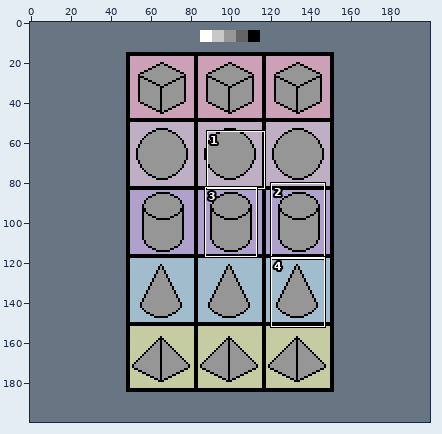
A pixel-art file gets an edit: pixel101/PixelArtMasterCourse04.aseprite. Above, an overview of the earlier version with the close-up marked.
Close-up. The starting point:
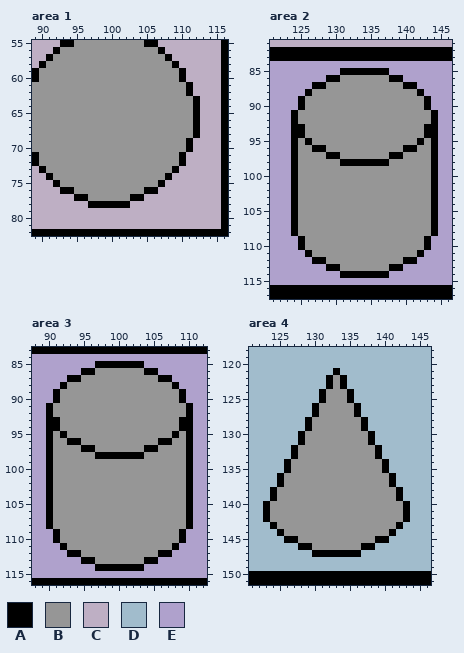
200x200 pixels, 1 frame. Shown: area 1: x 89..116, y 55..82; area 2: x 121..146, y 81..117; area 3: x 88..112, y 83..116; area 4: x 121..146, y 118..151. The commit also changed other parts of the picture, which this record leaves out.
Palette (. is transparent): A #000000  B #969696  C #beafc4  D #a1bccc  E #afa1cc
Pixels before, area 1, first column x 89:
55 CCCCAABBBBBBBBBBAACCCCCCCCCA
56 CCCABBBBBBBBBBBBBBACCCCCCCCA
57 CCABBBBBBBBBBBBBBBBACCCCCCCA
58 CABBBBBBBBBBBBBBBBBBACCCCCCA
59 ABBBBBBBBBBBBBBBBBBBBACCCCCA
60 ABBBBBBBBBBBBBBBBBBBBACCCCCA
61 BBBBBBBBBBBBBBBBBBBBBBACCCCA
62 BBBBBBBBBBBBBBBBBBBBBBACCCCA
63 BBBBBBBBBBBBBBBBBBBBBBBACCCA
64 BBBBBBBBBBBBBBBBBBBBBBBACCCA
65 BBBBBBBBBBBBBBBBBBBBBBBACCCA
66 BBBBBBBBBBBBBBBBBBBBBBBACCCA
67 BBBBBBBBBBBBBBBBBBBBBBBACCCA
68 BBBBBBBBBBBBBBBBBBBBBBBACCCA
69 BBBBBBBBBBBBBBBBBBBBBBACCCCA
70 BBBBBBBBBBBBBBBBBBBBBBACCCCA
71 ABBBBBBBBBBBBBBBBBBBBACCCCCA
72 ABBBBBBBBBBBBBBBBBBBBACCCCCA
73 CABBBBBBBBBBBBBBBBBBACCCCCCA
74 CCABBBBBBBBBBBBBBBBACCCCCCCA
75 CCCABBBBBBBBBBBBBBACCCCCCCCA
76 CCCCAABBBBBBBBBBAACCCCCCCCCA
77 CCCCCCAABBBBBBAACCCCCCCCCCCA
78 CCCCCCCCAAAAAACCCCCCCCCCCCCA
79 CCCCCCCCCCCCCCCCCCCCCCCCCCCA
80 CCCCCCCCCCCCCCCCCCCCCCCCCCCA
81 CCCCCCCCCCCCCCCCCCCCCCCCCCCA
82 AAAAAAAAAAAAAAAAAAAAAAAAAAAA
Pixels before, area 2, first column x 121:
 81 CCCCCCCCCCCCCCCCCCCCCCCCCC
 82 AAAAAAAAAAAAAAAAAAAAAAAAAA
 83 AAAAAAAAAAAAAAAAAAAAAAAAAA
 84 EEEEEEEEEEEEEEEEEEEEEEEEEE
 85 EEEEEEEEEEAAAAAAAEEEEEEEEE
 86 EEEEEEEEAABBBBBBBAAEEEEEEE
 87 EEEEEEAABBBBBBBBBBBAAEEEEE
 88 EEEEEABBBBBBBBBBBBBBBAEEEE
 89 EEEEABBBBBBBBBBBBBBBBBAEEE
 90 EEEEABBBBBBBBBBBBBBBBBAEEE
 91 EEEABBBBBBBBBBBBBBBBBBBAEE
 92 EEEABBBBBBBBBBBBBBBBBBBAEE
 93 EEEAABBBBBBBBBBBBBBBBBAAEE
 94 EEEAABBBBBBBBBBBBBBBBBAAEE
 95 EEEABABBBBBBBBBBBBBBBABAEE
 96 EEEABBAABBBBBBBBBBBAABBAEE
 97 EEEABBBBAABBBBBBBAABBBBAEE
 98 EEEABBBBBBAAAAAAABBBBBBAEE
 99 EEEABBBBBBBBBBBBBBBBBBBAEE
100 EEEABBBBBBBBBBBBBBBBBBBAEE
101 EEEABBBBBBBBBBBBBBBBBBBAEE
102 EEEABBBBBBBBBBBBBBBBBBBAEE
103 EEEABBBBBBBBBBBBBBBBBBBAEE
104 EEEABBBBBBBBBBBBBBBBBBBAEE
105 EEEABBBBBBBBBBBBBBBBBBBAEE
106 EEEABBBBBBBBBBBBBBBBBBBAEE
107 EEEABBBBBBBBBBBBBBBBBBBAEE
108 EEEABBBBBBBBBBBBBBBBBBBAEE
109 EEEEABBBBBBBBBBBBBBBBBAEEE
110 EEEEABBBBBBBBBBBBBBBBBAEEE
111 EEEEEABBBBBBBBBBBBBBBAEEEE
112 EEEEEEAABBBBBBBBBBBAAEEEEE
113 EEEEEEEEAABBBBBBBAAEEEEEEE
114 EEEEEEEEEEAAAAAAAEEEEEEEEE
115 EEEEEEEEEEEEEEEEEEEEEEEEEE
116 AAAAAAAAAAAAAAAAAAAAAAAAAA
117 AAAAAAAAAAAAAAAAAAAAAAAAAA
Pixels before, area 3, first column x 88:
 83 AAAAAAAAAAAAAAAAAAAAAAAAA
 84 EEEEEEEEEEEEEEEEEEEEEEEEE
 85 EEEEEEEEEAAAAAAAEEEEEEEEE
 86 EEEEEEEAABBBBBBBAAEEEEEEE
 87 EEEEEAABBBBBBBBBBBAAEEEEE
 88 EEEEABBBBBBBBBBBBBBBAEEEE
 89 EEEABBBBBBBBBBBBBBBBBAEEE
 90 EEEABBBBBBBBBBBBBBBBBAEEE
 91 EEABBBBBBBBBBBBBBBBBBBAEE
 92 EEABBBBBBBBBBBBBBBBBBBAEE
 93 EEAABBBBBBBBBBBBBBBBBAAEE
 94 EEAABBBBBBBBBBBBBBBBBAAEE
 95 EEABABBBBBBBBBBBBBBBABAEE
 96 EEABBAABBBBBBBBBBBAABBAEE
 97 EEABBBBAABBBBBBBAABBBBAEE
 98 EEABBBBBBAAAAAAABBBBBBAEE
 99 EEABBBBBBBBBBBBBBBBBBBAEE
100 EEABBBBBBBBBBBBBBBBBBBAEE
101 EEABBBBBBBBBBBBBBBBBBBAEE
102 EEABBBBBBBBBBBBBBBBBBBAEE
103 EEABBBBBBBBBBBBBBBBBBBAEE
104 EEABBBBBBBBBBBBBBBBBBBAEE
105 EEABBBBBBBBBBBBBBBBBBBAEE
106 EEABBBBBBBBBBBBBBBBBBBAEE
107 EEABBBBBBBBBBBBBBBBBBBAEE
108 EEABBBBBBBBBBBBBBBBBBBAEE
109 EEEABBBBBBBBBBBBBBBBBAEEE
110 EEEABBBBBBBBBBBBBBBBBAEEE
111 EEEEABBBBBBBBBBBBBBBAEEEE
112 EEEEEAABBBBBBBBBBBAAEEEEE
113 EEEEEEEAABBBBBBBAAEEEEEEE
114 EEEEEEEEEAAAAAAAEEEEEEEEE
115 EEEEEEEEEEEEEEEEEEEEEEEEE
116 AAAAAAAAAAAAAAAAAAAAAAAAA
Pixels before, area 4, first column x 121:
118 DDDDDDDDDDDDDDDDDDDDDDDDDD
119 DDDDDDDDDDDDDDDDDDDDDDDDDD
120 DDDDDDDDDDDDDDDDDDDDDDDDDD
121 DDDDDDDDDDDDADDDDDDDDDDDDD
122 DDDDDDDDDDDABADDDDDDDDDDDD
123 DDDDDDDDDDDABADDDDDDDDDDDD
124 DDDDDDDDDDABBBADDDDDDDDDDD
125 DDDDDDDDDDABBBADDDDDDDDDDD
126 DDDDDDDDDABBBBBADDDDDDDDDD
127 DDDDDDDDDABBBBBADDDDDDDDDD
128 DDDDDDDDABBBBBBBADDDDDDDDD
129 DDDDDDDDABBBBBBBADDDDDDDDD
130 DDDDDDDABBBBBBBBBADDDDDDDD
131 DDDDDDDABBBBBBBBBADDDDDDDD
132 DDDDDDABBBBBBBBBBBADDDDDDD
133 DDDDDDABBBBBBBBBBBADDDDDDD
134 DDDDDABBBBBBBBBBBBBADDDDDD
135 DDDDDABBBBBBBBBBBBBADDDDDD
136 DDDDABBBBBBBBBBBBBBBADDDDD
137 DDDDABBBBBBBBBBBBBBBADDDDD
138 DDDABBBBBBBBBBBBBBBBBADDDD
139 DDDABBBBBBBBBBBBBBBBBADDDD
140 DDABBBBBBBBBBBBBBBBBBBADDD
141 DDABBBBBBBBBBBBBBBBBBBADDD
142 DDABBBBBBBBBBBBBBBBBBBADDD
143 DDDABBBBBBBBBBBBBBBBBADDDD
144 DDDDABBBBBBBBBBBBBBBADDDDD
145 DDDDDAABBBBBBBBBBBAADDDDDD
146 DDDDDDDAABBBBBBBAADDDDDDDD
147 DDDDDDDDDAAAAAAADDDDDDDDDD
148 DDDDDDDDDDDDDDDDDDDDDDDDDD
149 DDDDDDDDDDDDDDDDDDDDDDDDDD
150 AAAAAAAAAAAAAAAAAAAAAAAAAA
151 AAAAAAAAAAAAAAAAAAAAAAAAAA
The result:
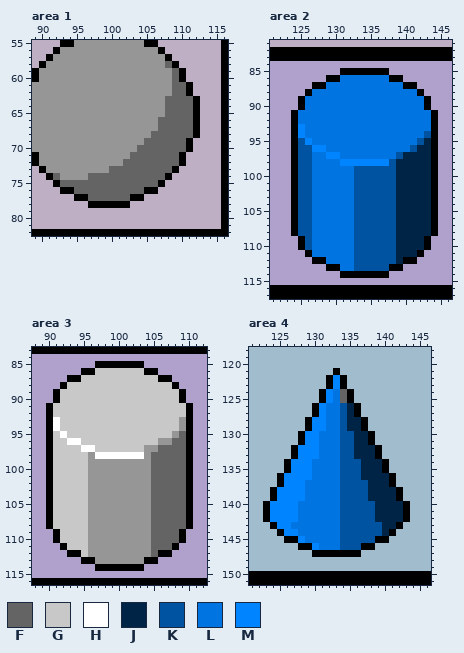
Colours new in this view: F #646464  G #c8c8c8  H #ffffff  J #002445  K #0053a1  L #0074e0  M #0084ff
Change:
layer "Layer 0" now hidden
layer "Layer 0 Copy Copy Copy" added
Changed rows in their new state; - is an unchanged pixel.
Area 1, layer "Layer 0 Copy Copy Copy":
first column x 92:
58 ----------------F---
59 -----------------F--
60 -----------------F--
61 -----------------FF-
62 -----------------FF-
63 ----------------FFFF
64 ----------------FFFF
65 ----------------FFFF
66 ---------------FFFFF
67 ---------------FFFFF
68 --------------FFFFFF
69 -------------FFFFFF-
70 ------------FFFFFFF-
71 -----------FFFFFFF--
72 ----------FFFFFFFF--
73 --------FFFFFFFFF---
74 F----FFFFFFFFFFF----
75 -FFFFFFFFFFFFFF-----
76 ---FFFFFFFFFF-------
77 -----FFFFFF---------
Area 2, layer "Layer 0 Copy Copy Copy":
first column x 125:
 86 ------LLLLLLL------
 87 ----LLLLLLLLLLL----
 88 --LLLLLLLLLLLLLLL--
 89 -LLLLLLLLLLLLLLLLL-
 90 -LLLLLLLLLLLLLLLLL-
 91 LLLLLLLLLLLLLLLLLLL
 92 LLLLLLLLLLLLLLLLLLL
 93 MLLLLLLLLLLLLLLLLLL
 94 MLLLLLLLLLLLLLLLLLK
 95 KMLLLLLLLLLLLLLLLKJ
 96 KKMMLLLLLLLLLLLLKJJ
 97 KKLLMMLLLLLLLLKJJJJ
 98 KKLLLLMMMMMMMKJJJJJ
 99 KKLLLLLLKKKKKKJJJJJ
100 KKLLLLLLKKKKKKJJJJJ
101 KKLLLLLLKKKKKKJJJJJ
102 KKLLLLLLKKKKKKJJJJJ
103 KKLLLLLLKKKKKKJJJJJ
104 KKLLLLLLKKKKKKJJJJJ
105 KKLLLLLLKKKKKKJJJJJ
106 KKLLLLLLKKKKKKJJJJJ
107 KKLLLLLLKKKKKKJJJJJ
108 KKLLLLLLKKKKKKJJJJJ
109 -KLLLLLLKKKKKKJJJJ-
110 -KLLLLLLKKKKKKJJJJ-
111 --LLLLLLKKKKKKJJJ--
112 ----LLLLKKKKKKJ----
113 ------LLKKKKK------
Area 3, layer "Layer 0 Copy Copy Copy":
first column x 91:
 86 ------GGGGGGG------
 87 ----GGGGGGGGGGG----
 88 --GGGGGGGGGGGGGGG--
 89 -GGGGGGGGGGGGGGGGG-
 90 -GGGGGGGGGGGGGGGGG-
 91 GGGGGGGGGGGGGGGGGGG
 92 GGGGGGGGGGGGGGGGGGG
 93 HGGGGGGGGGGGGGGGGGB
 94 HGGGGGGGGGGGGGGGGGB
 95 GHGGGGGGGGGGGGGGGBF
 96 GGHHGGGGGGGGGGGBBFF
 97 GGGGHHGGGGGGGBBFFFF
 98 GGGGG-HHHHHHH-FFFFF
 99 GGGGG---------FFFFF
100 GGGGG---------FFFFF
101 GGGGG---------FFFFF
102 GGGGG---------FFFFF
103 GGGGG---------FFFFF
104 GGGGG---------FFFFF
105 GGGGG---------FFFFF
106 GGGGG---------FFFFF
107 GGGGG---------FFFFF
108 GGGGG---------FFFFF
109 -GGGG---------FFFF-
110 -GGGG---------FFFF-
111 --GGG---------FFF--
112 ----G---------F----
Area 4, layer "Layer 0 Copy Copy Copy":
first column x 124:
122 ---------M---------
123 ---------M---------
124 --------MLF--------
125 --------MLF--------
126 -------MLLKJ-------
127 -------MLLKJ-------
128 ------MMLLKJJ------
129 ------MMLLKJJ------
130 -----MMLLLKKJJ-----
131 -----MMLLLKKJJ-----
132 ----MMMLLLKKJJJ----
133 ----MMMLLLKKJJJ----
134 ---MMMLLLLKKKJJJ---
135 ---MMMLLLLKKKJJJ---
136 --MMMMLLLLKKKJJJJ--
137 --MMMLLLLLKKKKJJJ--
138 -MMMMLLLLLKKKKJJJJ-
139 -MMMMLLLLLKKKKJJJJ-
140 MMMMLLLLLLKKKKKJJJJ
141 MMMMLLLLLLKKKKKJJJJ
142 MMMMLLLLLLKKKKKJJJJ
143 -MMLLLLLLLKKKKKKJJ-
144 --MMLLLLLLKKKKKKJ--
145 ----MLLLLLKKKKK----
146 ------MLLLKKK------
